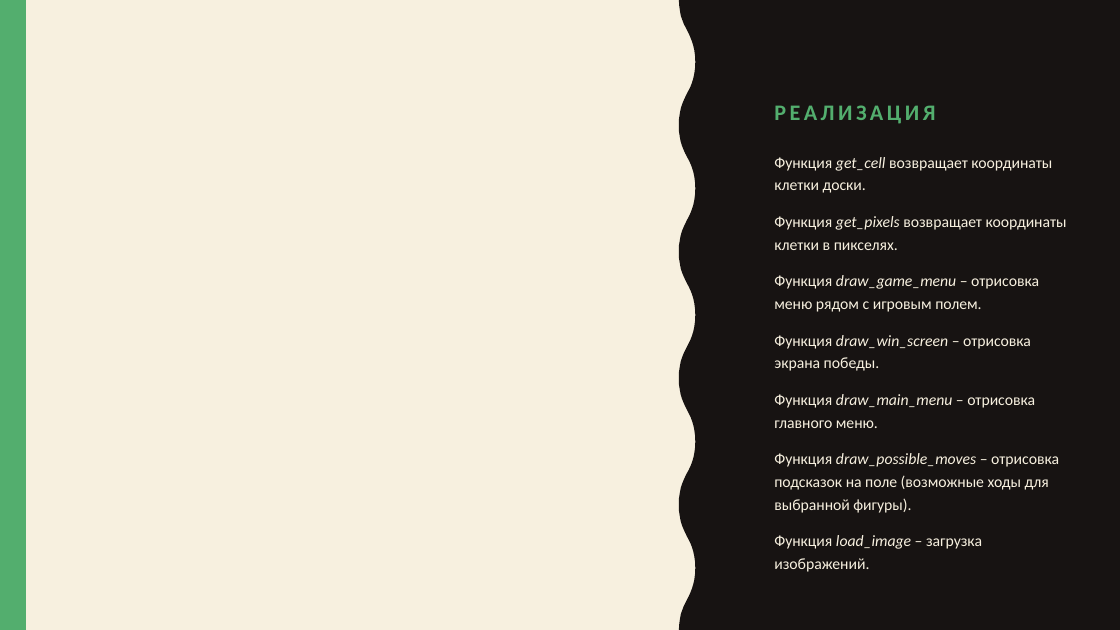
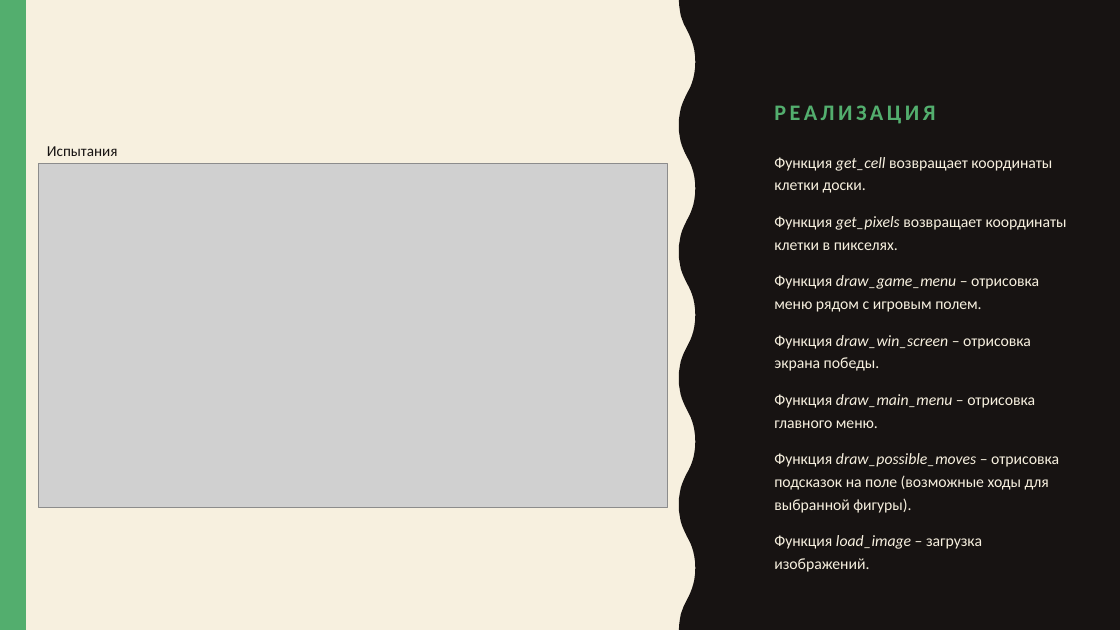
Before and after one commit to Gentlem4n72/Pygame-Chess, a slide deck: slide 6 of Шах и мат.pptx. Drawn at 1120x630 pixels with LibreOffice and Linux fonts; fonts in the diff are those of the drawing; grey boxes stand for pictures. Boxes give left, top, right and bottom in pixels: in the first picture for what was removed or moved away, otherwise in the second. Text is boxed around its words. In the diff, an @@ line names an element or a change of style, - is before the commit and + after.

```diff
--- a/Шах и мат.pptx
+++ b/Шах и мат.pptx
@@ text added at (47, 146, 118, 156), 13 pt, text #171312 @@
+Испытания
@@ picture added at (39, 164, 667, 507) @@
```
Also in this commit, not shown: 4 other slides changed, 2 other files.
